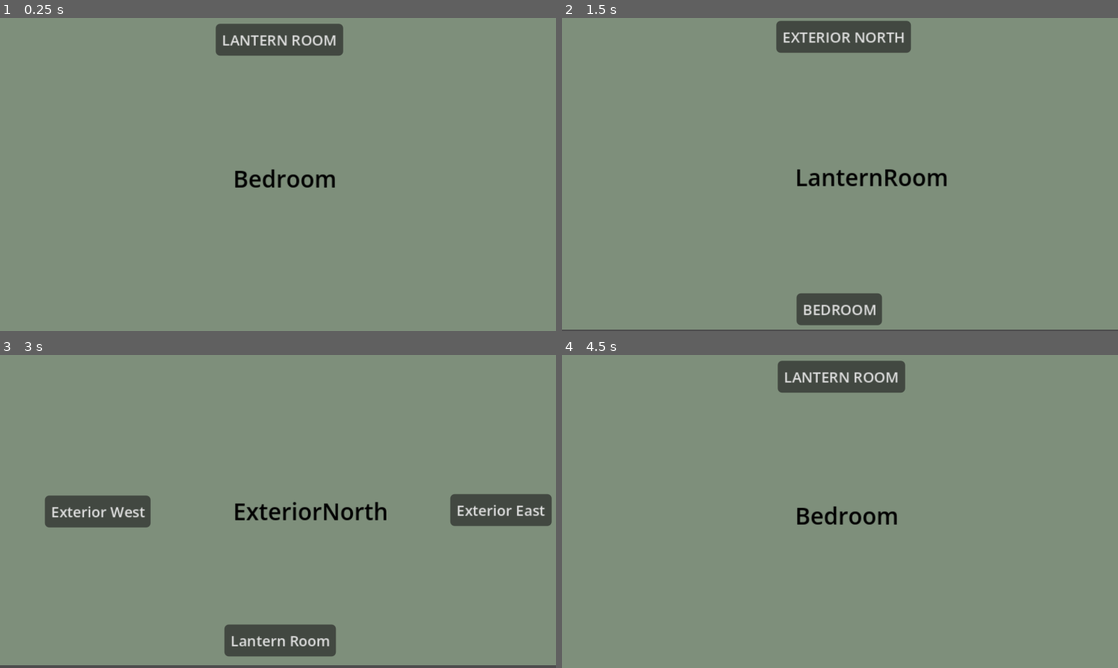
Above: before the commit, frames 1-4 (two rows, left to right).
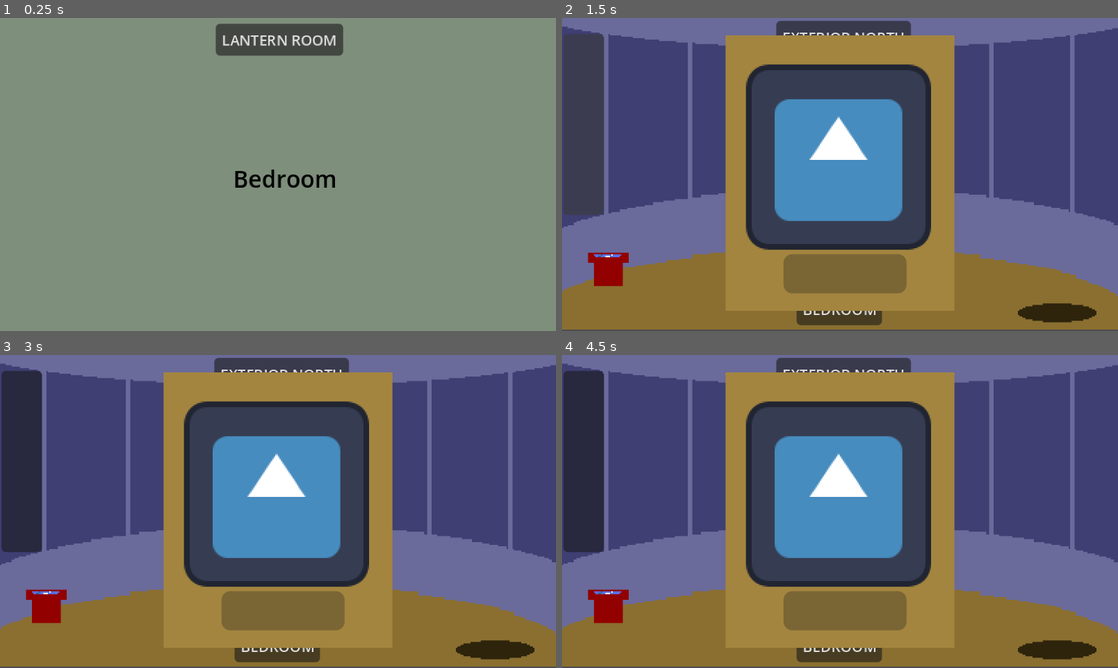
Above: after the commit, the same moments.

Repository: DerangedPalmito/Gamejam-Plus-26
Game: Godot game, scene res://scenes/Rooms/Devroom.tscn
The game is run twice, just before and just after one commit, with the same random seed, the same clock (stepped at 60 frames per second) and the same inputs. The engine's default icon, where the game draws it, is replaced by a stand-in: a white triangle on a blue panel in a dark square.
Inputs (mouse positions are in pixels of both pictures, inside the frame that each line leads up to):
- Up to frame 1 (0.25 s): no input
- Up to frame 2 (1.5 s): click "LANTERN ROOM" at 0.5 s; click (584, 124) at 1.27 s
- Up to frame 3 (3 s): click (266, 464) at 2.02 s; click "EXTERIOR NORTH" at 2.75 s
- Up to frame 4 (4.5 s): click (840, 639) at 3.5 s, where only the run before the commit has a clickable "Lantern Room"; click "BEDROOM" at 4.25 s

The runs differ from the first frame. In frame 1, 0.1% of the frame differs, in the area x 40-61%, y 5-55%; in frame 2, 98%; in frame 3, 100%, in the area x 0-100%, y 0-100%; in frame 4, 99%.

Commit message:
FEAT: Adicionado task de limpeza de janelas.

Diff:
--- a/project.godot
+++ b/project.godot
@@ -29,6 +29,7 @@
 
 [rendering]
 
+textures/canvas_textures/default_texture_filter=0
 rendering_device/driver.windows="d3d12"
 renderer/rendering_method="gl_compatibility"
 renderer/rendering_method.mobile="gl_compatibility"
--- a/scenes/Rooms/Devroom.tscn
+++ b/scenes/Rooms/Devroom.tscn
@@ -7,10 +7,12 @@
 [ext_resource type="Script" uid="uid://c6sltjlyx4plr" path="res://scripts/Rooms/Devroom.gd" id="1_dyj72"]
 [ext_resource type="Script" uid="uid://bc1w6dswq10be" path="res://scripts/Rooms/ExteriorSouth.gd" id="1_fwl31"]
 [ext_resource type="Script" uid="uid://be3xdh1ctgdt3" path="res://scripts/Rooms/LanternRoom.gd" id="1_h8onv"]
-[ext_resource type="Script" uid="uid://dmy54fhkivcmg" path="res://scripts/testearea.gd" id="2_6a4om"]
-
-[sub_resource type="RectangleShape2D" id="RectangleShape2D_yij0u"]
-size = Vector2(71.5, 60)
+[ext_resource type="Texture2D" uid="uid://dryg6jesk2p8m" path="res://assets/sprites/Rooms/LanternRoom/LanternRoom.png" id="7_dyj72"]
+[ext_resource type="Script" uid="uid://dklcalsk41kh5" path="res://scripts/Tasks/CleaningWindow/CleaningWindowTask.gd" id="8_myhuw"]
+[ext_resource type="Texture2D" uid="uid://co2qj3a0haj0e" path="res://icon.svg" id="9_xgmbl"]
+
+[sub_resource type="RectangleShape2D" id="RectangleShape2D_caeip"]
+size = Vector2(227, 170)
 
 [node name="Devroom" type="Node2D" unique_id=1740814942]
 script = ExtResource("1_dyj72")
@@ -183,21 +185,9 @@
 position = Vector2(0, -3)
 script = ExtResource("1_h8onv")
 
-[node name="LanternRoom" type="ColorRect" parent="Rooms/LanternRoom" unique_id=1081875736]
-offset_left = -192.0
-offset_top = -325.0
-offset_right = 192.0
-offset_bottom = -109.0
-color = Color(0.49594545, 0.5590279, 0.4825552, 1)
-
-[node name="Label" type="Label" parent="Rooms/LanternRoom/LanternRoom" unique_id=826544270]
-layout_mode = 0
-offset_left = 161.0
-offset_top = 99.0
-offset_right = 267.0
-offset_bottom = 122.0
-theme_override_colors/font_color = Color(0, 0, 0, 1)
-text = "LanternRoom"
+[node name="BackGround" type="Sprite2D" parent="Rooms/LanternRoom" unique_id=1048365011]
+position = Vector2(0, -217)
+texture = ExtResource("7_dyj72")
 
 [node name="ExteriorN" type="Button" parent="Rooms/LanternRoom" unique_id=1866732864]
 offset_left = -44.0
@@ -215,8 +205,86 @@
 theme_override_font_sizes/font_size = 10
 text = "BEDROOM"
 
+[node name="CleaningWindowTask1" type="Button" parent="Rooms/LanternRoom" unique_id=469844105]
+offset_left = -191.0
+offset_top = -313.0
+offset_right = -163.0
+offset_bottom = -188.0
+
+[node name="CleaningWindowTask" type="Control" parent="Rooms/LanternRoom" unique_id=5248908]
+visible = false
+layout_mode = 3
+anchors_preset = 0
+script = ExtResource("8_myhuw")
+
+[node name="Fundo" type="ColorRect" parent="Rooms/LanternRoom/CleaningWindowTask" unique_id=270126255]
+z_index = 1
+layout_mode = 0
+offset_left = -79.0
+offset_top = -312.0
+offset_right = 79.0
+offset_bottom = -122.0
+color = Color(0.63800716, 0.5222067, 0.24833402, 1)
+
+[node name="Area2D" type="Area2D" parent="Rooms/LanternRoom/CleaningWindowTask/Fundo" unique_id=1591093508]
+z_index = 1
+
+[node name="CollisionShape2D" type="CollisionShape2D" parent="Rooms/LanternRoom/CleaningWindowTask/Fundo/Area2D" unique_id=909738095]
+z_index = 2
+position = Vector2(79.5, 83)
+shape = SubResource("RectangleShape2D_caeip")
+
+[node name="DirtyOverlay" type="TextureRect" parent="Rooms/LanternRoom/CleaningWindowTask" unique_id=2126683004]
+z_index = 1
+layout_mode = 0
+offset_left = -65.0
+offset_top = -292.0
+offset_right = 63.0
+offset_bottom = -164.0
+texture = ExtResource("9_xgmbl")
+
+[node name="ProgressBar" type="ProgressBar" parent="Rooms/LanternRoom/CleaningWindowTask" unique_id=1316149943]
+z_index = 1
+layout_mode = 0
+offset_left = -39.0
+offset_top = -161.0
+offset_right = 46.0
+offset_bottom = -134.0
+rounded = true
+show_percentage = false
+
 [node name="LanternRoomAnchor" type="Marker2D" parent="Rooms/LanternRoom" unique_id=326896093]
 position = Vector2(0, -216)
+
+[node name="CleaningGlassTask" type="Control" parent="Rooms/LanternRoom" unique_id=2048878027]
+visible = false
+layout_mode = 3
+anchors_preset = 0
+offset_right = 40.0
+offset_bottom = 40.0
+
+[node name="Fundo" type="ColorRect" parent="Rooms/LanternRoom/CleaningGlassTask" unique_id=974194799]
+z_index = 1
+layout_mode = 0
+offset_left = -79.0
+offset_top = -312.0
+offset_right = 79.0
+offset_bottom = -122.0
+color = Color(0.63800716, 0.5222067, 0.24833402, 1)
+
+[node name="Area2D" type="Area2D" parent="Rooms/LanternRoom/CleaningGlassTask/Fundo" unique_id=864776816]
+z_index = 1
+
+[node name="CollisionShape2D" type="CollisionShape2D" parent="Rooms/LanternRoom/CleaningGlassTask/Fundo/Area2D" unique_id=478835406]
+z_index = 2
+position = Vector2(79.5, 83)
+shape = SubResource("RectangleShape2D_caeip")
+
+[node name="CleaningGlassTask1" type="Button" parent="Rooms/LanternRoom" unique_id=1370081779]
+offset_left = -44.0
+offset_top = -282.0
+offset_right = 31.0
+offset_bottom = -214.0
 
 [node name="Bedroom" type="Node2D" parent="Rooms" unique_id=1237759687]
 script = ExtResource("1_6a4om")
@@ -245,26 +313,17 @@
 theme_override_font_sizes/font_size = 10
 text = "LANTERN ROOM"
 
-[node name="ItemTestePInteracao" type="Area2D" parent="Rooms/Bedroom" unique_id=1610895023]
-position = Vector2(-583, -493)
-script = ExtResource("2_6a4om")
-
-[node name="Sprite2D" type="Sprite2D" parent="Rooms/Bedroom/ItemTestePInteracao" unique_id=249748297]
-
-[node name="CollisionShape2D" type="CollisionShape2D" parent="Rooms/Bedroom/ItemTestePInteracao" unique_id=1040952070]
-position = Vector2(492, 555)
-shape = SubResource("RectangleShape2D_yij0u")
-
 [node name="BedroomAnchor" type="Marker2D" parent="Rooms/Bedroom" unique_id=1238267417]
 
 [node name="UI" type="Node2D" parent="." unique_id=1852686082]
+visible = false
 
 [node name="ScreenFade" type="ColorRect" parent="UI" unique_id=2107084289]
-visible = false
 offset_left = -995.0
 offset_top = -546.0
 offset_right = 1005.0
 offset_bottom = 554.0
+mouse_filter = 2
 color = Color(0, 0, 0, 1)
 
 [connection signal="pressed" from="Rooms/ExteriorSouth/ExteriorEast" to="Rooms/ExteriorSouth" method="_on_exterior_east_pressed"]
@@ -278,4 +337,5 @@
 [connection signal="pressed" from="Rooms/ExteriorNorth/ExteriorEast" to="Rooms/ExteriorWest" method="_on_exterior_east_pressed"]
 [connection signal="pressed" from="Rooms/LanternRoom/ExteriorN" to="Rooms/LanternRoom" method="_on_exterior_n_pressed"]
 [connection signal="pressed" from="Rooms/LanternRoom/Bedroom" to="Rooms/LanternRoom" method="_on_bedroom_pressed"]
+[connection signal="pressed" from="Rooms/LanternRoom/CleaningWindowTask1" to="Rooms/LanternRoom" method="_on_cleaning_window_task_1_pressed"]
 [connection signal="pressed" from="Rooms/Bedroom/LanternRoom" to="Rooms/Bedroom" method="_on_button_pressed"]
--- a/scripts/Rooms/LanternRoom.gd
+++ b/scripts/Rooms/LanternRoom.gd
@@ -1,12 +1,12 @@
 class_name LanternRoom
 extends Node2D
-
 @onready var game_camera: Camera2D = $"../../GameCamera"
-
+@onready var fundo: ColorRect = $CleaningWindowTask/Fundo
+@onready var bedroom: Button = $Bedroom
+@onready var cleaning_window_task: Control = $CleaningWindowTask
 
 func _ready() -> void:
-	pass
-
+	fundo.hide()
 func _process(delta: float) -> void:
 	pass
 
@@ -15,3 +15,10 @@
 
 func _on_bedroom_pressed() -> void:
 	game_camera.global_position = $"../Bedroom/BedroomAnchor".global_position
+
+func _on_cleaning_window_task_1_pressed() -> void:
+	var task_popup = $CleaningWindowTask
+	task_popup.visible = true
+	task_popup.is_task_active = true
+	fundo.show()
+	bedroom.disabled
--- /dev/null
+++ b/scripts/Tasks/CleaningWindow/CleaningWindowTask.gd
@@ -0,0 +1,58 @@
+extends Control
+
+signal task_finished
+
+var current_progress: float = 0.0
+var is_task_active: bool = false
+var is_cleaning: bool = false
+@export var cleaning_speed: float = 1.5
+@onready var dirty_overlay: TextureRect = $DirtyOverlay
+@onready var progress_bar: ProgressBar = $ProgressBar
+
+func _ready() -> void:
+	visible = false
+	dirty_overlay.modulate.a = 1.0
+	if progress_bar:
+		progress_bar.value = 0.0
+
+func _unhandled_input(event: InputEvent) -> void:
+	if not visible or not is_task_active:
+		return
+
+	if event is InputEventMouseButton and event.button_index == MOUSE_BUTTON_LEFT:
+		is_cleaning = event.pressed
+
+	if is_cleaning and event is InputEventMouseMotion:
+		add_progress(event.relative.length() * cleaning_speed * 0.05)
+
+func add_progress(amount: float) -> void:
+	if current_progress >= 100.0:
+		return
+
+	current_progress += amount
+	current_progress = clamp(current_progress, 0.0, 100.0)
+
+	if progress_bar:
+		progress_bar.value = current_progress
+
+	dirty_overlay.modulate.a = 1.0 - (current_progress / 100.0)
+
+	if current_progress >= 100.0:
+		finish_task()
+
+func start_task() -> void:
+	current_progress = 0.0
+	is_cleaning = false
+	is_task_active = true
+
+	dirty_overlay.modulate.a = 1.0
+	if progress_bar:
+		progress_bar.value = 0.0
+	visible = true
+
+func finish_task() -> void:
+	is_task_active = false
+	current_progress = 0.0
+	visible = false
+	is_cleaning = false
+	task_finished.emit()
Binary file added: assets/sprites/Rooms/LanternRoom/LanternRoom.png
Not shown, added: assets/sprites/Rooms/LanternRoom/LanternRoom.png.import
Not shown, added: scripts/Tasks/CleaningWindow/CleaningWindowTask.gd.uid
